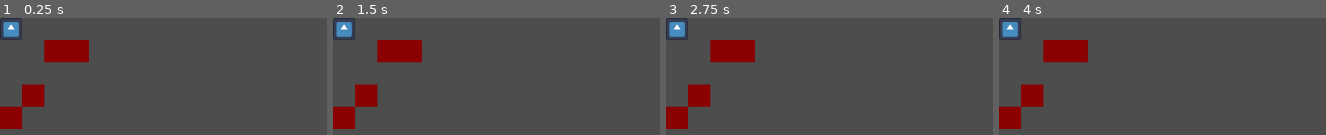
Above: before the commit, frames 1-4 (left to right).
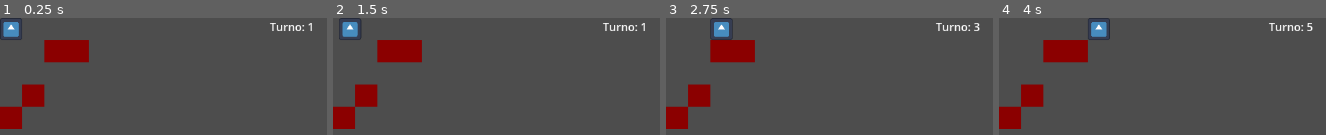
Above: after the commit, the same moments.

Repository: AbelitoLlerena/juego
Game: Godot game, scene res://Scence/world.tscn
Same seed, same stepped clock (60 frames per second), same inputs: the game is played once before the commit and once after it. The project has no main scene, so this scene is started directly. The engine's default icon, where the game draws it, is replaced by a stand-in: a white triangle on a blue panel in a dark square.
Inputs (mouse positions are in pixels of both pictures, inside the frame that each line leads up to):
- Up to frame 1 (0.25 s): no input
- Up to frame 2 (1.5 s): tap Enter at 0.5 s; move the mouse to (outside the picture) at 0.52 s; click (outside the picture) at 0.67 s; tap Space at 1.25 s; move the mouse to (outside the picture) at 1.27 s; click (outside the picture) at 1.42 s
- Up to frame 3 (2.75 s): move the mouse to (outside the picture) at 2.02 s; click (outside the picture) at 2.17 s
- Up to frame 4 (4 s): tap Enter at 2.75 s; move the mouse to (outside the picture) at 2.77 s; click (outside the picture) at 2.92 s; tap Space at 3.5 s; move the mouse to (outside the picture) at 3.52 s; click (outside the picture) at 3.67 s

The runs differ from the first frame. In frame 1, 0.4% of the frame differs, in the area x 82-96%, y 4-12%; in frame 2, 1.2%; in frame 3, 2.1%; in frame 4, 2.1%, in the area x 0-97%, y 0-19%.
Error before the commit: Parse Error: Export type can only be built-in, a resource, a node, or an enum. (res://System/movement_system.gd:5)

Commit message:
agregar un cursor system

Diff:
--- a/Service/grid_service.gd
+++ b/Service/grid_service.gd
@@ -1,5 +1,5 @@
 class_name GridService
-extends RefCounted
+extends Node
 
 var tile_map: TileMapLayer
 
--- a/System/grid_system.gd
+++ b/System/grid_system.gd
@@ -3,16 +3,19 @@
 
 var occupied := {}
 
-func register_entity(entity):
+func register_entity(entity:Player):
 	occupied[entity.grid_position] = entity
 
-func move_entity(entity,new_cell):
+func register_obstacle(entity:Obstacle):
+	occupied[entity.grid_position] = entity
+
+func move_entity(entity:Player, new_cell:Vector2i):
 	occupied.erase(entity.grid_position)
 	entity.grid_position = new_cell
 	occupied[new_cell] = entity
 
-func is_cell_free(cell):
+func is_cell_free(cell:Vector2i):
 	return !occupied.has(cell)
 
-func get_entity(cell):
+func get_entity(cell:Vector2i):
 	return occupied.get(cell)
--- /dev/null
+++ b/System/input_system.gd
@@ -0,0 +1,25 @@
+class_name CursorSystem
+extends  Node
+
+signal cursor_updated(state: CursorState)
+signal primary_click()
+
+var state := CursorState.new()
+
+@onready var grid_service: GridService
+@onready var grid_system: GridSystem
+
+func setup(grid_service:GridService, grid_system:GridSystem):
+	self.grid_service = grid_service
+	self.grid_system = grid_system
+
+func on_mouse_moved(world_position: Vector2):
+	state.world_position = world_position
+	state.grid_position = grid_service.world_to_grid(world_position)
+	state.hovered_entity = grid_system.get_entity(state.grid_position)
+
+	cursor_updated.emit(state)
+
+
+func on_primary_clicked():
+	primary_click.emit()
--- /dev/null
+++ b/ui/Input/Mouse/collector.gd
@@ -0,0 +1,13 @@
+class_name InputCollector
+extends Node2D
+
+signal mouse_moved(position: Vector2)
+signal primary_clicked()
+
+func _unhandled_input(event: InputEvent) -> void:
+	if event is InputEventMouseMotion:
+		mouse_moved.emit(get_global_mouse_position())
+
+	elif event is InputEventMouseButton:
+		if event.button_index == MOUSE_BUTTON_LEFT and event.pressed:
+			primary_clicked.emit()
--- /dev/null
+++ b/ui/Input/Mouse/cursor_state.gd
@@ -0,0 +1,5 @@
+class_name CursorState
+
+var world_position : Vector2
+var grid_position : Vector2i
+var hovered_entity
--- a/world.gd
+++ b/world.gd
@@ -13,9 +13,11 @@
 @onready var movement_system = $Systems/MovementSystem
 @onready var turn_system = $Systems/TurnSystem
 @onready var preview_system = $Systems/PathPreviewSystem
+@onready var cursor_system:CursorSystem = CursorSystem.new()
+@onready var collector:InputCollector = InputCollector.new()
 
 var turn := 0
-var hover: Vector2i = Vector2i.ZERO
+#var hover: Vector2i = Vector2i.ZERO
 
 var obstacles: Array[Obstacle] = [
 	Obstacle.new_at(Vector2i(1,3)),
@@ -33,6 +35,8 @@
 	preview_service.setup(grid_service)
 	preview_system.setup(path_system,preview_service)
 	movement_system.setup(grid_system, grid_service)
+	cursor_system.setup(grid_service,grid_system)
+	add_child(collector)
 
 	player.grid_position = grid_service.world_to_grid(player.global_position)
 	grid_system.register_entity(player)
@@ -40,6 +44,10 @@
 
 	movement_system.move_finished.connect(turn_system.end_turn)
 	turn_system.turn_started.connect(_on_turn_started)
+	collector.mouse_moved.connect(cursor_system.on_mouse_moved)
+	collector.primary_clicked.connect(cursor_system.on_primary_clicked)
+	cursor_system.cursor_updated.connect(_update_preview)
+	cursor_system.primary_click.connect(_move_player)
 
 	turn_system.start()
 
@@ -47,24 +55,36 @@
 	turn += 1
 	label.text = "Turno: %d" % turn
 
-func _unhandled_input(event):
-	if event is InputEventMouseMotion:
-		var cell = grid_service.world_to_grid(get_global_mouse_position())
+func _update_preview(cell: CursorState):
+	if !movement_system.is_moving and cell.hovered_entity == null:
+		preview_system.update_preview(player,cell.grid_position)
 
-		if !movement_system.is_moving and cell != hover:
-			hover = cell
-			preview_system.update_preview(player,cell)
+func _move_player():
+	if movement_system.is_moving:
+		movement_system.stop_move()
 
-	elif event is InputEventMouseButton and event.button_index == MOUSE_BUTTON_LEFT and event.is_pressed():
-		if movement_system.is_moving:
-			movement_system.stop_move()
-
-		else:
-			var path = preview_system.get_preview()
-
-			movement_system.move_unit(player, path)
-
-			preview_system.clear()
+	else:
+		var path = preview_system.get_preview()
+		movement_system.move_unit(player, path)
+		preview_system.clear()
+#func _unhandled_input(event):
+	#if event is InputEventMouseMotion:
+		#var cell = grid_service.world_to_grid(get_global_mouse_position())
+#
+		#if !movement_system.is_moving and cell != hover:
+			#hover = cell
+			#preview_system.update_preview(player,cell)
+#
+	#elif event is InputEventMouseButton and event.button_index == MOUSE_BUTTON_LEFT and event.is_pressed():
+		#if movement_system.is_moving:
+			#movement_system.stop_move()
+#
+		#else:
+			#var path = preview_system.get_preview()
+#
+			#movement_system.move_unit(player, path)
+#
+			#preview_system.clear()
 
 func create_obstacles():
 	for obs in obstacles:
@@ -79,4 +99,4 @@
 		)
 
 		add_child(rect)
-		grid_system.register_entity(obs)
+		grid_system.register_obstacle(obs)
Not shown, added: System/input_system.gd.uid
Not shown, added: ui/Input/Mouse/collector.gd.uid
Not shown, added: ui/Input/Mouse/cursor_state.gd.uid
